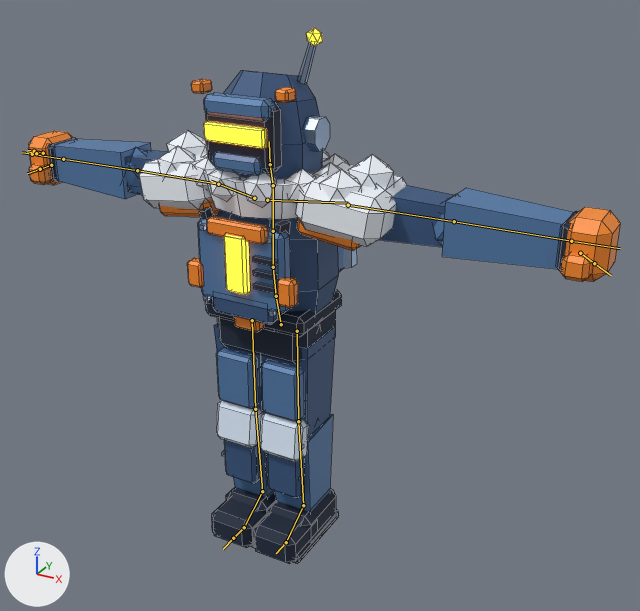
Renders of the FBX model Assets/_Project/Content/Models/Robots/R1_PolarMechanic.fbx from each side of a commit.
Before and after are seen from a camera (50 mm lens) standing at (1.65, -2.64, 2.38) and looking at (0.15, 0.08, 1.02). Lighting does not change. The marker at lower left points along +X, +Y and +Z. The picture after the commit comes second. The bones that change, and the others that lie on the model, are drawn over the model as lines. Mesh edges are drawn as thin lines.

The first picture shows 'R1_PolarMechanic'.
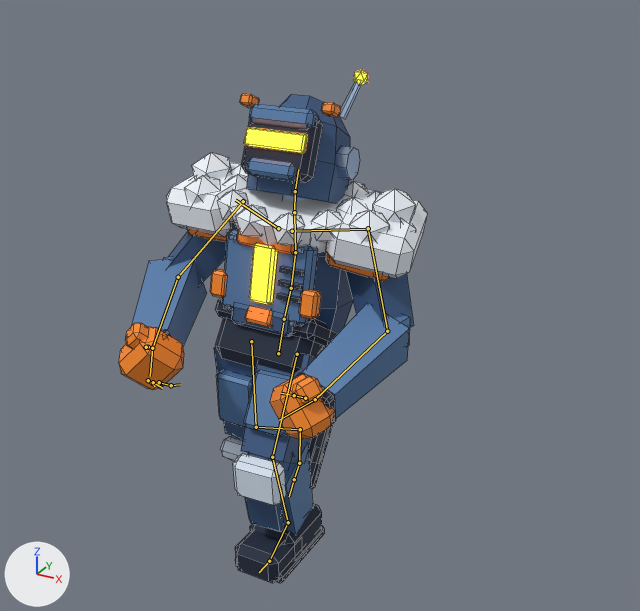
The newer file adds an action. The first version stands in its rest pose; the second is drawn at frame 9 of the action 'walk_carry_loop'.

Pixel boxes [x1, y1, x2, y2] of what changed, in the pictures (640 x 611 px):
```json
{"object": "R1_PolarMechanic", "change": "posed", "before": [29, 28, 621, 564], "after": [119, 69, 428, 583], "on screen": "48% narrower"}
{"bone": "pelvis", "before": "(281, 324) to (276, 299)", "after": "(278, 353) to (283, 323)"}
{"bone": "spine_02", "before": "(273, 267) to (273, 231)", "after": "(291, 288) to (295, 252)"}
{"bone": "spine_03", "before": "(273, 231) to (273, 187)", "after": "(295, 252) to (294, 214)"}
{"bone": "clavicle_l", "before": "(267, 200) to (348, 203)", "after": "(292, 231) to (369, 229)"}
{"bone": "upperarm_l", "before": "(348, 205) to (454, 221)", "after": "(368, 228) to (387, 331)"}
{"bone": "lowerarm_l", "before": "(454, 221) to (571, 241)", "after": "(387, 331) to (315, 399)"}
{"bone": "hand_l", "before": "(571, 241) to (620, 248)", "after": "(315, 399) to (279, 420)"}
{"bone": "clavicle_r", "before": "(254, 198) to (211, 181)", "after": "(278, 228) to (235, 200)"}
{"bone": "upperarm_r", "before": "(218, 184) to (137, 170)", "after": "(243, 201) to (178, 277)"}
{"bone": "lowerarm_r", "before": "(137, 170) to (63, 159)", "after": "(178, 277) to (152, 348)"}
{"bone": "hand_r", "before": "(63, 159) to (37, 155)", "after": "(152, 348) to (150, 376)"}
{"bone": "neck_01", "before": "(273, 185) to (270, 164)", "after": "(294, 212) to (295, 191)"}
{"bone": "Head", "before": "(270, 164) to (269, 141)", "after": "(295, 191) to (298, 169)"}
{"bone": "thigh_l", "before": "(297, 331) to (298, 421)", "after": "(297, 354) to (272, 457)"}
{"bone": "calf_l", "before": "(298, 421) to (303, 505)", "after": "(272, 457) to (288, 522)"}
{"bone": "foot_l", "before": "(303, 505) to (286, 542)", "after": "(288, 522) to (269, 561)"}
{"bone": "thigh_r", "before": "(252, 320) to (255, 409)", "after": "(251, 341) to (256, 427)"}
{"bone": "calf_r", "before": "(255, 409) to (262, 491)", "after": "(256, 427) to (300, 429)"}
{"bone": "ball_r", "before": "(244, 527) to (233, 538)", "after": "(299, 463) to (294, 479)"}
```

The change, as JSON lines over the scene's bpy script:
```json
{"block": "bone_pelvis", "where": "bone_pelvis = bpy.data.objects['Armature'].pose.bones['pelvis']  # child of 'root'"}
{"op": "set", "path": "bone_pelvis.location", "old": "(0.0, 0.0, 0.0)", "new": "(0.008, -0.094, 0.064)"}
{"op": "set", "path": "bone_pelvis.rotation_quaternion", "old": "(1.0, 0.0, 0.0, 0.0)", "new": "(0.96, -0.281, 0.006, -0.011)", "note": "degrees (0, 0, 0) -> degrees (-33, 0, -1)"}
{"block": "bone_spine_02", "where": "bone_spine_02 = bpy.data.objects['Armature'].pose.bones['spine_02']  # child of 'spine_01'"}
{"op": "set", "path": "bone_spine_02.rotation_quaternion", "old": "(1.0, 0.0, 0.0, 0.0)", "new": "(0.982, 0.189, 0.01, 0.003)", "note": "degrees (0, 0, 0) -> degrees (22, 1, 1)"}
{"block": "bone_spine_03", "where": "bone_spine_03 = bpy.data.objects['Armature'].pose.bones['spine_03']  # child of 'spine_02'"}
{"op": "set", "path": "bone_spine_03.rotation_quaternion", "old": "(1.0, 0.0, 0.0, 0.0)", "new": "(0.981, 0.189, 0.025, -0.022)", "note": "degrees (0, 0, 0) -> degrees (22, 3, -2)"}
{"block": "bone_clavicle_l", "where": "bone_clavicle_l = bpy.data.objects['Armature'].pose.bones['clavicle_l']  # child of 'spine_03'"}
{"op": "set", "path": "bone_clavicle_l.rotation_quaternion", "old": "(1.0, 0.0, 0.0, 0.0)", "new": "(0.999, 0.0, 0.0, 0.036)", "note": "degrees (0, 0, 0) -> degrees (0, 0, 4)"}
{"block": "bone_upperarm_l", "where": "bone_upperarm_l = bpy.data.objects['Armature'].pose.bones['upperarm_l']  # child of 'clavicle_l'"}
{"op": "set", "path": "bone_upperarm_l.rotation_quaternion", "old": "(1.0, 0.0, 0.0, 0.0)", "new": "(0.836, 0.386, 0.0, -0.39)", "note": "degrees (0, 0, 0) -> degrees (43, 18, -43)"}
{"block": "bone_lowerarm_l", "where": "bone_lowerarm_l = bpy.data.objects['Armature'].pose.bones['lowerarm_l']  # child of 'upperarm_l'"}
{"op": "set", "path": "bone_lowerarm_l.rotation_quaternion", "old": "(1.0, 0.0, 0.0, 0.0)", "new": "(0.806, 0.392, -0.368, -0.249)", "note": "degrees (0, 0, 0) -> degrees (63, -23, -49)"}
{"block": "bone_hand_l", "where": "bone_hand_l = bpy.data.objects['Armature'].pose.bones['hand_l']  # child of 'lowerarm_l'"}
{"op": "set", "path": "bone_hand_l.rotation_quaternion", "old": "(1.0, 0.0, 0.0, 0.0)", "new": "(0.944, -0.003, -0.311, -0.109)", "note": "degrees (0, 0, 0) -> degrees (4, -36, -15)"}
{"block": "bone_clavicle_r", "where": "bone_clavicle_r = bpy.data.objects['Armature'].pose.bones['clavicle_r']  # child of 'spine_03'"}
{"op": "set", "path": "bone_clavicle_r.rotation_quaternion", "old": "(1.0, 0.0, 0.0, 0.0)", "new": "(0.999, 0.0, 0.0, -0.044)", "note": "degrees (0, 0, 0) -> degrees (0, 0, -5)"}
{"block": "bone_upperarm_r", "where": "bone_upperarm_r = bpy.data.objects['Armature'].pose.bones['upperarm_r']  # child of 'clavicle_r'"}
{"op": "set", "path": "bone_upperarm_r.rotation_quaternion", "old": "(1.0, 0.0, 0.0, 0.0)", "new": "(0.836, 0.386, 0.0, 0.39)", "note": "degrees (0, 0, 0) -> degrees (43, -18, 43)"}
{"block": "bone_lowerarm_r", "where": "bone_lowerarm_r = bpy.data.objects['Armature'].pose.bones['lowerarm_r']  # child of 'upperarm_r'"}
{"op": "set", "path": "bone_lowerarm_r.rotation_quaternion", "old": "(1.0, 0.0, 0.0, 0.0)", "new": "(0.797, 0.412, 0.372, 0.24)", "note": "degrees (0, 0, 0) -> degrees (65, 23, 49)"}
{"block": "bone_hand_r", "where": "bone_hand_r = bpy.data.objects['Armature'].pose.bones['hand_r']  # child of 'lowerarm_r'"}
{"op": "set", "path": "bone_hand_r.rotation_quaternion", "old": "(1.0, 0.0, 0.0, 0.0)", "new": "(0.944, -0.003, 0.311, 0.109)", "note": "degrees (0, 0, 0) -> degrees (4, 36, 15)"}
{"block": "bone_neck_01", "where": "bone_neck_01 = bpy.data.objects['Armature'].pose.bones['neck_01']  # child of 'spine_03'"}
{"op": "set", "path": "bone_neck_01.rotation_quaternion", "old": "(1.0, 0.0, 0.0, 0.0)", "new": "(0.982, -0.189, -0.014, 0.018)", "note": "degrees (0, 0, 0) -> degrees (-22, -1, 2)"}
{"block": "bone_head", "where": "bone_head = bpy.data.objects['Armature'].pose.bones['Head']  # child of 'neck_01'"}
{"op": "set", "path": "bone_head.rotation_quaternion", "old": "(1.0, 0.0, 0.0, 0.0)", "new": "(0.994, -0.105, -0.016, 0.015)", "note": "degrees (0, 0, 0) -> degrees (-12, -2, 2)"}
{"block": "bone_thigh_l", "where": "bone_thigh_l = bpy.data.objects['Armature'].pose.bones['thigh_l']  # child of 'pelvis'"}
{"op": "set", "path": "bone_thigh_l.rotation_quaternion", "old": "(1.0, 0.0, 0.0, 0.0)", "new": "(1.0, 0.003, 0.0, -0.023)", "note": "degrees (0, 0, 0) -> degrees (0, 0, -3)"}
{"block": "bone_calf_l", "where": "bone_calf_l = bpy.data.objects['Armature'].pose.bones['calf_l']  # child of 'thigh_l'"}
{"op": "set", "path": "bone_calf_l.rotation_quaternion", "old": "(1.0, 0.0, 0.0, 0.0)", "new": "(0.916, 0.4, -0.032, 0.017)", "note": "degrees (0, 0, 0) -> degrees (47, -4, 0)"}
{"block": "bone_foot_l", "where": "bone_foot_l = bpy.data.objects['Armature'].pose.bones['foot_l']  # child of 'calf_l'"}
{"op": "set", "path": "bone_foot_l.rotation_quaternion", "old": "(1.0, 0.0, 0.0, 0.0)", "new": "(0.99, -0.129, 0.039, 0.031)", "note": "degrees (0, 0, 0) -> degrees (-15, 5, 3)"}
{"block": "bone_thigh_r", "where": "bone_thigh_r = bpy.data.objects['Armature'].pose.bones['thigh_r']  # child of 'pelvis'"}
{"op": "set", "path": "bone_thigh_r.rotation_quaternion", "old": "(1.0, 0.0, 0.0, 0.0)", "new": "(0.954, 0.3, 0.0, -0.007)", "note": "degrees (0, 0, 0) -> degrees (35, 0, -1)"}
{"block": "bone_calf_r", "where": "bone_calf_r = bpy.data.objects['Armature'].pose.bones['calf_r']  # child of 'thigh_r'"}
{"op": "set", "path": "bone_calf_r.rotation_quaternion", "old": "(1.0, 0.0, 0.0, 0.0)", "new": "(0.894, 0.448, 0.002, -0.001)", "note": "degrees (0, 0, 0) -> degrees (53, 0, 0)"}
{"block": "bone_ball_r", "where": "bone_ball_r = bpy.data.objects['Armature'].pose.bones['ball_r']  # child of 'foot_r'"}
{"op": "set", "path": "bone_ball_r.rotation_quaternion", "old": "(1.0, 0.0, 0.0, 0.0)", "new": "(1.0, 0.027, -0.001, 0.002)", "note": "degrees (0, 0, 0) -> degrees (3, 0, 0)"}
```
